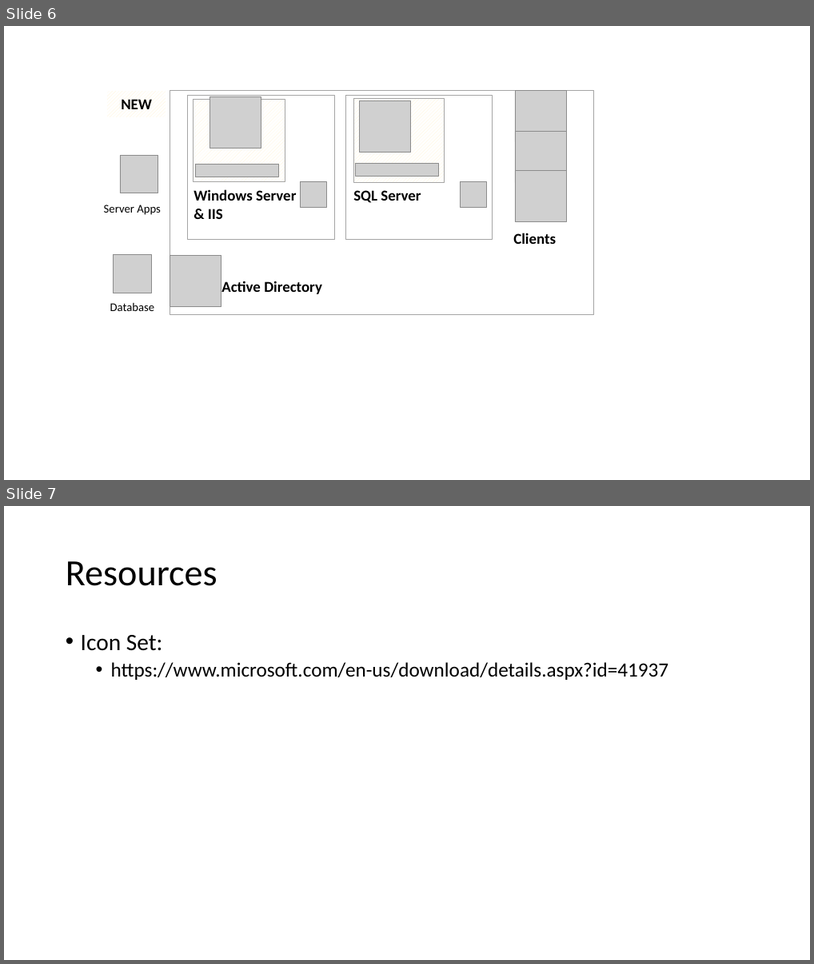
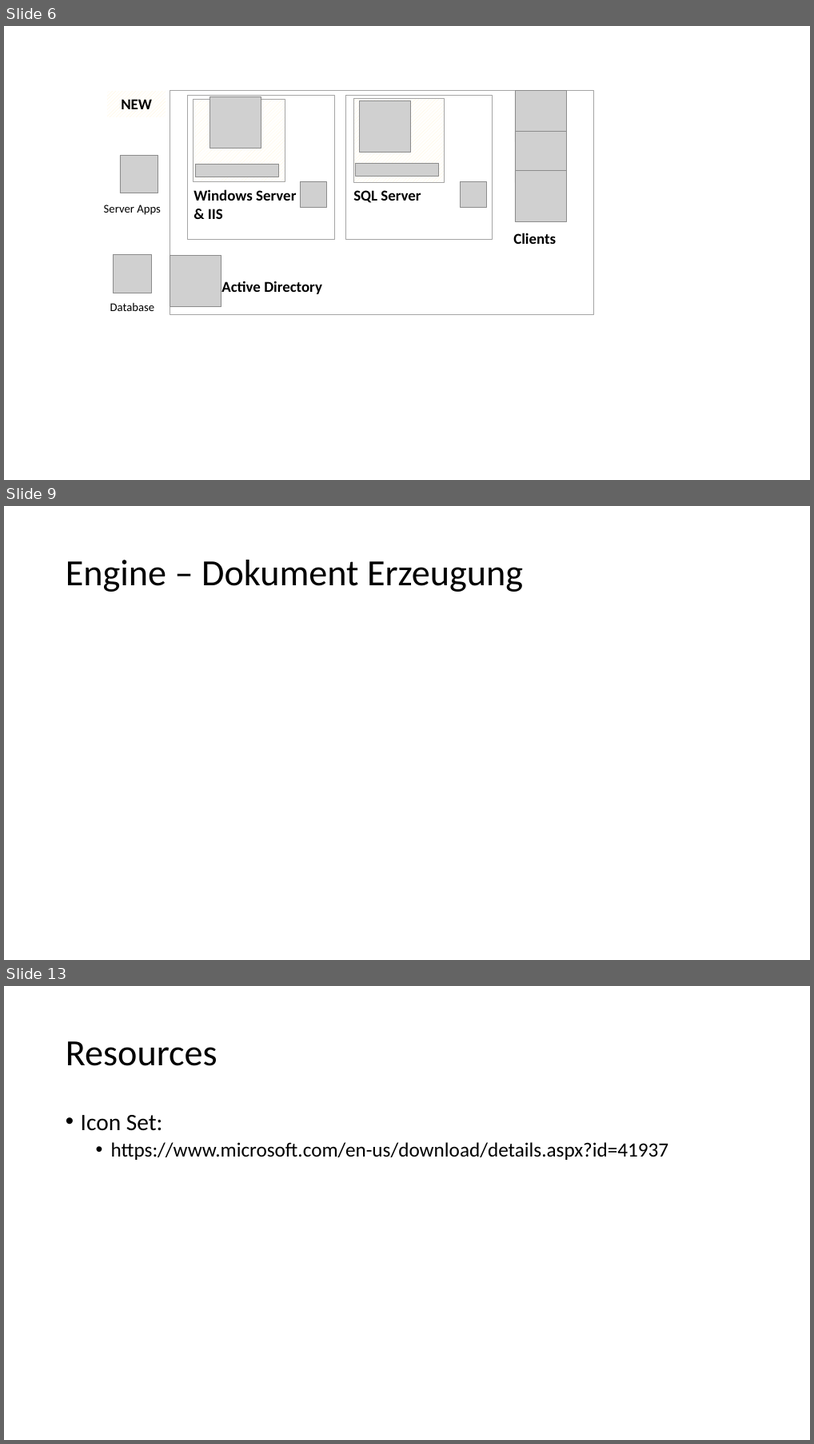
Before and after one commit to primesoft-group/oneoffixx-docs, a slide deck: assets/content-files/Schemas.pptx. Shown one above the other, each under a label of ours: slides 6 and 7 before the commit, slides 6, 9 and 13 after it; the slides between them are not shown. The pictures are 814x964 and 814x1444 pixels, drawn with LibreOffice and Linux fonts; fonts in the diff are those of the drawing; grey boxes stand for pictures. Boxes give left, top, right and bottom in pixels: in the first picture for what was removed or moved away, otherwise in the second. Text is boxed around its words. In the diff, an @@ line names an element or a change of style, - is before the commit and + after.

```diff
--- a/assets/content-files/Schemas.pptx
+++ b/assets/content-files/Schemas.pptx
@@ slide 9 added at [4, 506, 810, 960], background #FFFFFF @@
@@ title added at [66, 560, 523, 592], 44 pt, text #000000 @@
+Engine – Dokument Erzeugung
@@ what was slide 7 is now slide 13 @@
```
Also in this commit, not shown: 1 slide changed, 7 other slides added.
